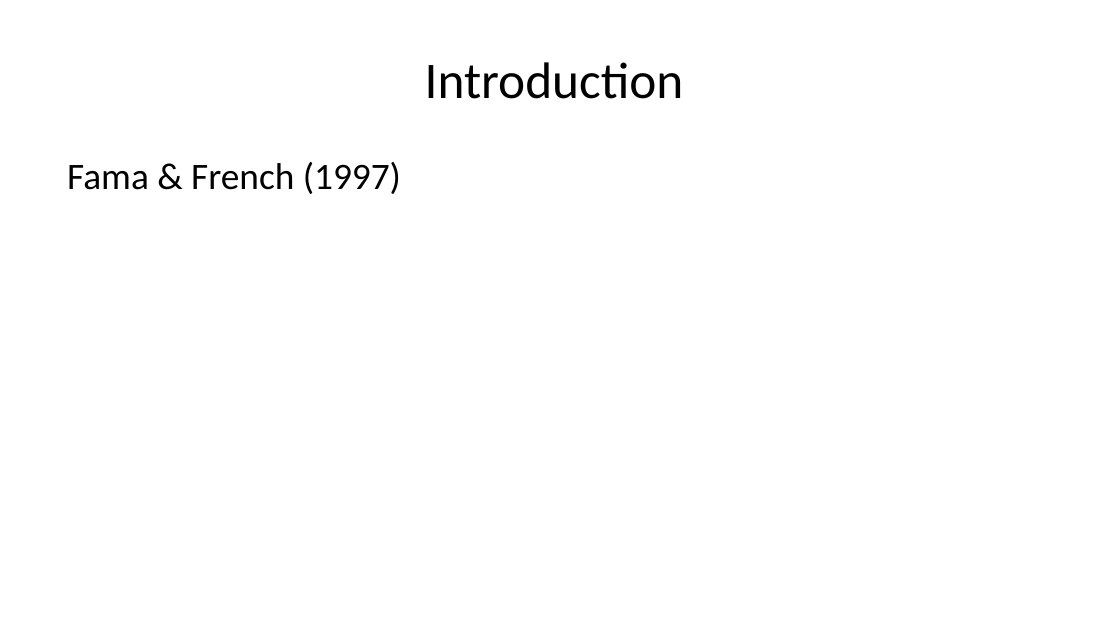
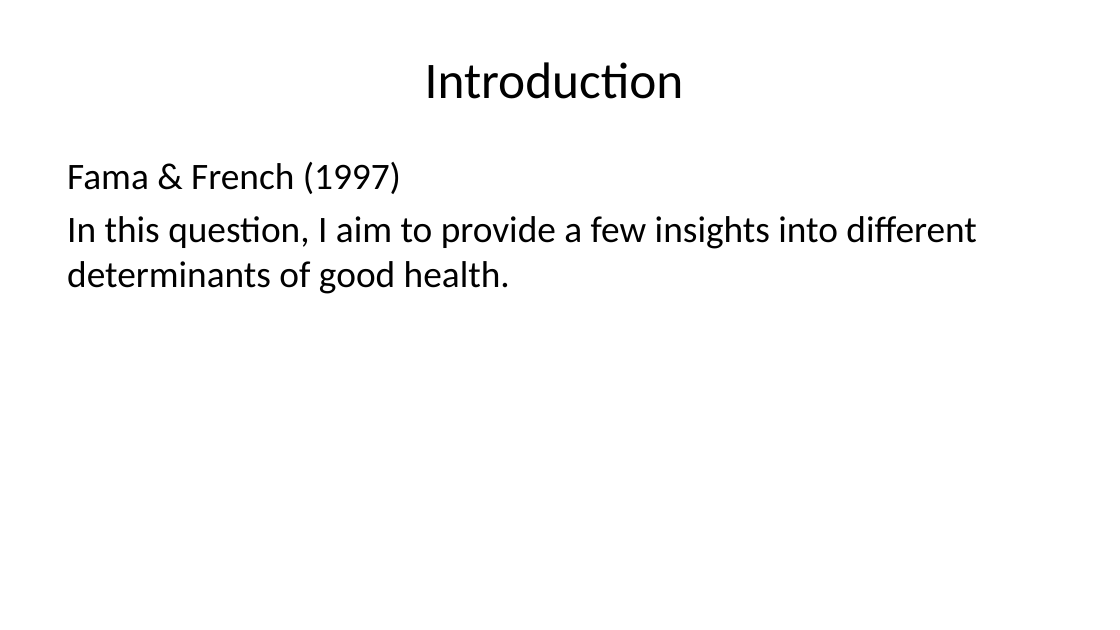
Before and after one commit to mattthomo/22892435, a slide deck: slide 2 of Question_5/Question_5_README.pptx. Drawn at 1120x630 pixels with LibreOffice and Linux fonts; fonts in the diff are those of the drawing. Boxes give left, top, right and bottom in pixels: in the first picture for what was removed or moved away, otherwise in the second. Text is boxed around its words. In the diff, an @@ line names an element or a change of style, - is before the commit and + after.

```diff
--- a/Question_5/Question_5_README.pptx
+++ b/Question_5/Question_5_README.pptx
@@ text at (x1=67, y1=216, x2=976, y2=294): paragraph added @@
+In this question, I aim to provide a few insights into different determinants of good health.
```
Also in this commit, not shown: 1 slide added, 17 other files.
